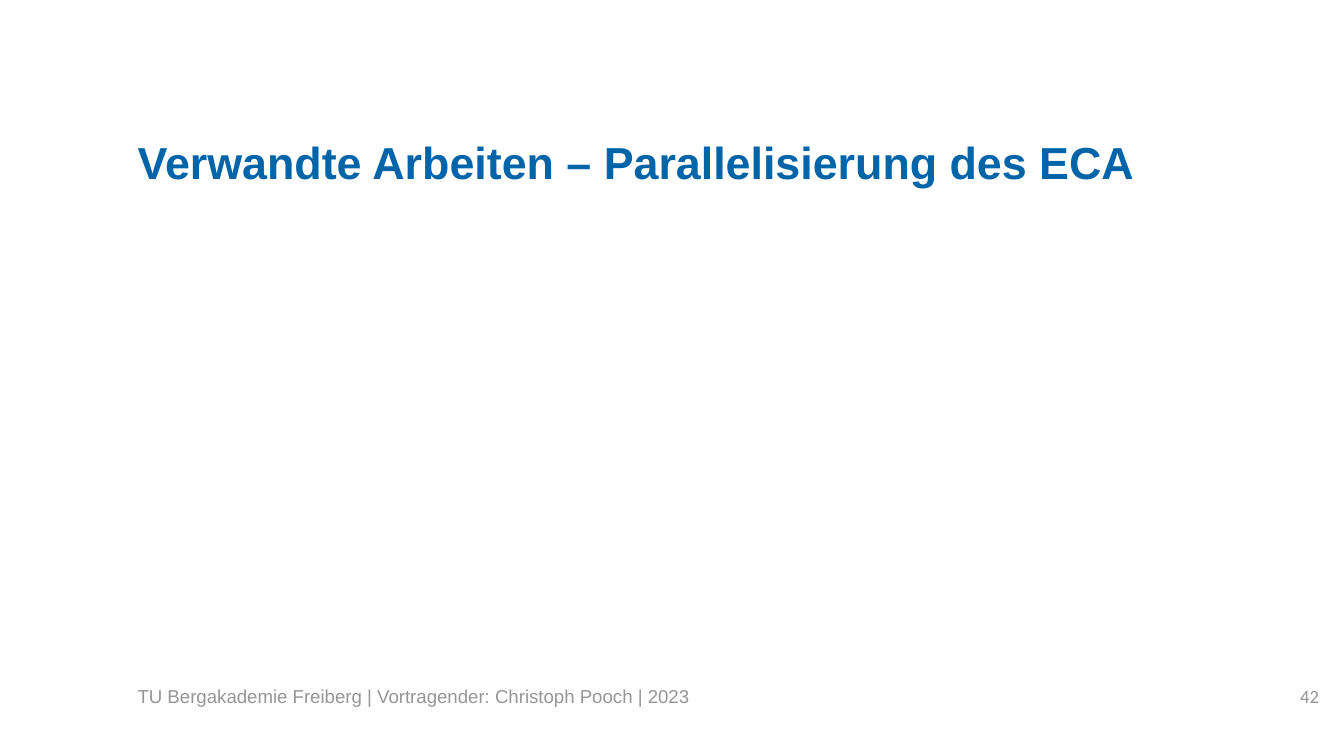
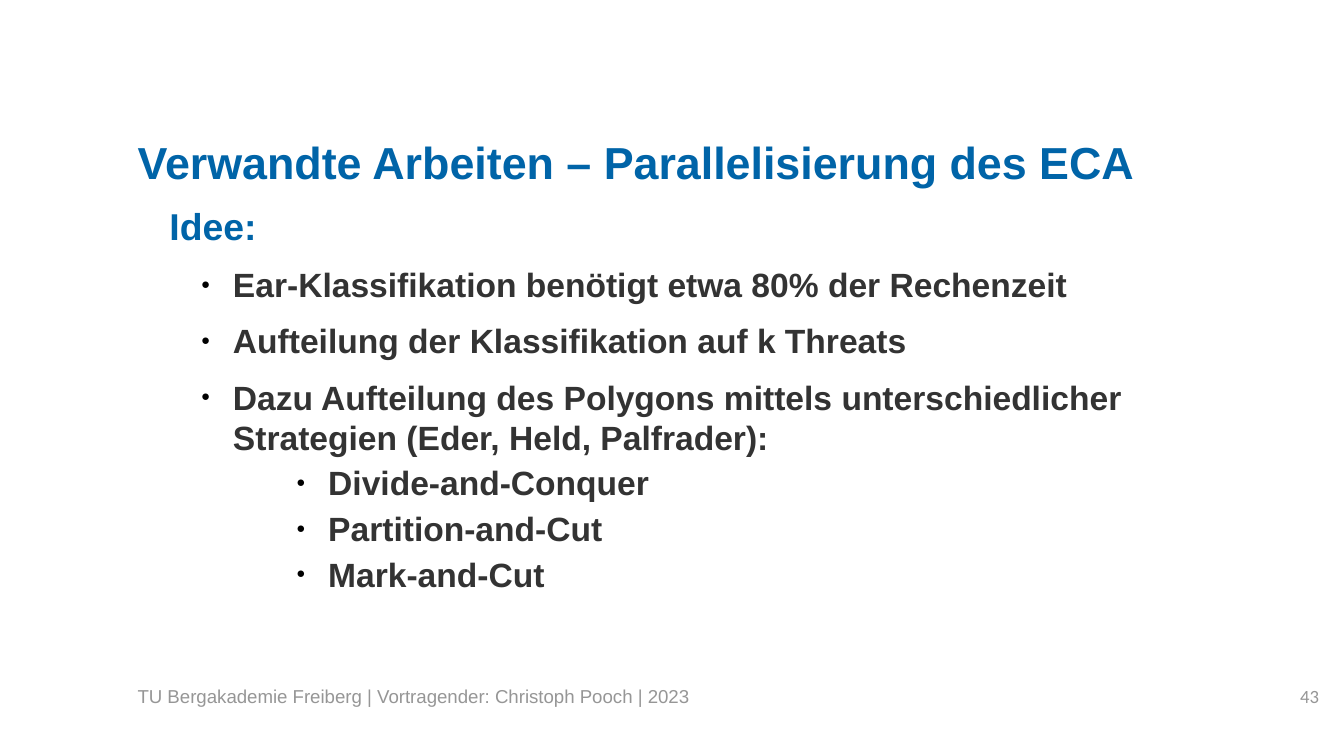
Before and after one commit to LordofUndeads/Bachelorarbeit, a slide deck: slide 43 of Verteidigung/BA_Verteidigung.odp (slide 42 before the commit). Drawn at 1344x756 pixels with LibreOffice and Linux fonts; fonts in the diff are those of the drawing; background and template pictures are left out. Boxes give left, top, right and bottom in pixels: in the first picture for what was removed or moved away, otherwise in the second. Text is boxed around its words. In the diff, an @@ line names an element or a change of style, - is before the commit and + after.

Commit message:
finished presentation

```diff
--- a/Verteidigung/BA_Verteidigung.odp
+++ b/Verteidigung/BA_Verteidigung.odp
@@ text added at [169, 213, 1122, 588], 18 pt, text #333333, bold @@
+Idee:
+    ● Ear-Klassifikation benötigt etwa 80% der Rechenzeit
+    ● Aufteilung der Klassifikation auf k Threats
+    ● Dazu Aufteilung des Polygons mittels unterschiedlicher Strategien (Eder, Held, Palfrader):
+          ● Divide-and-Conquer
+          ● Partition-and-Cut
+          ● Mark-and-Cut
@@ page number at [1300, 691, 1319, 703]: text changed @@
-42
+43
```
Also in this commit, not shown: 30 other slides changed, 22 slides added, 3 other files.
